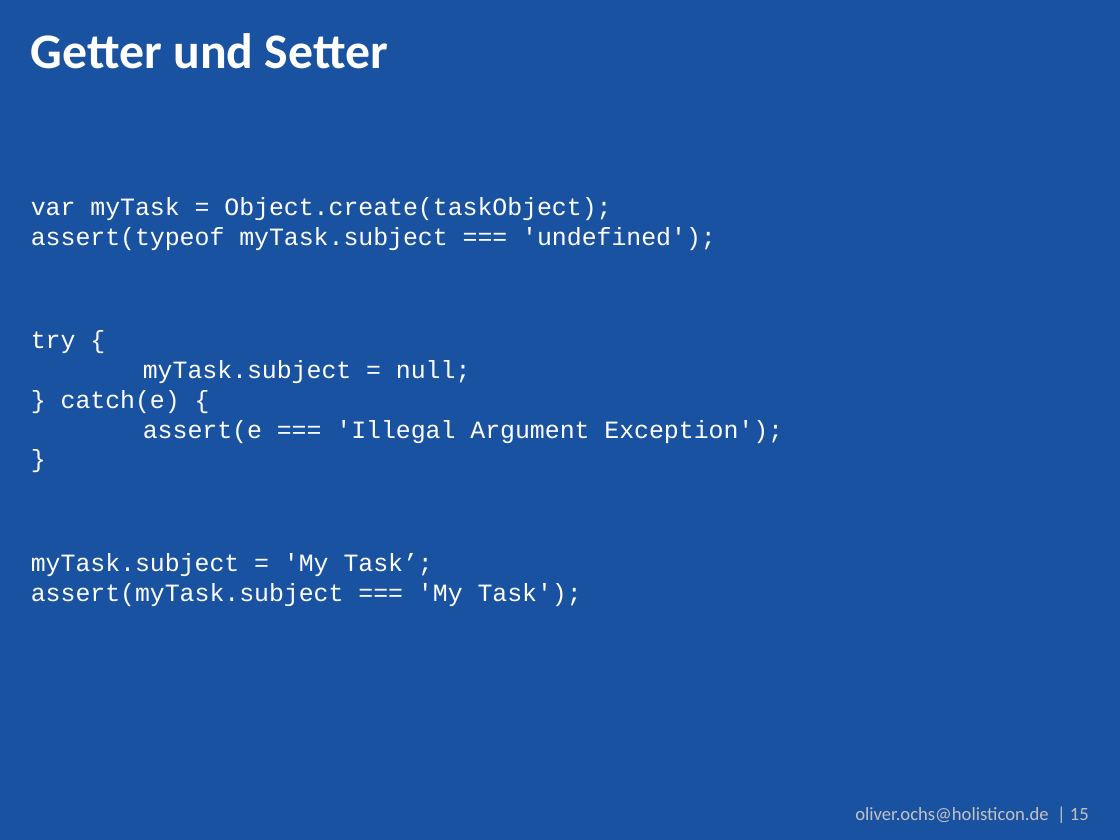
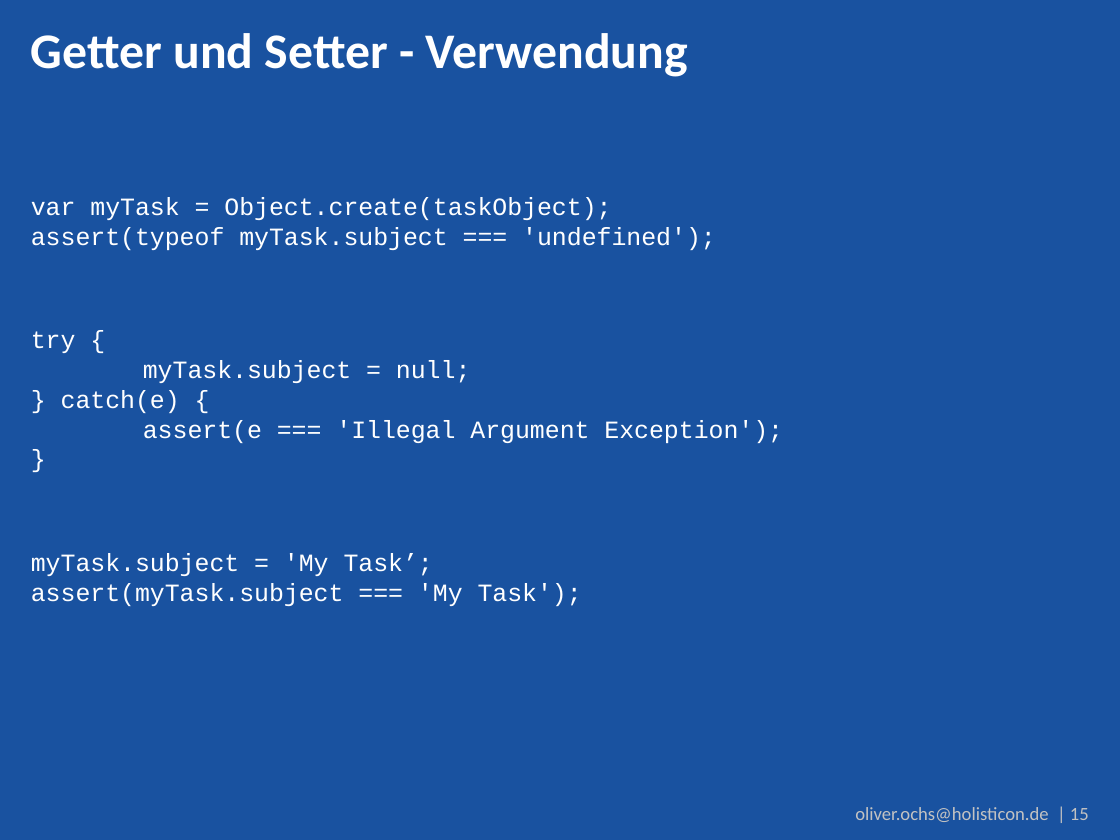
Before and after one commit to simonox/js-workshop, a slide deck: slide 15 of Tag 2.pptx. Drawn at 1120x840 pixels with LibreOffice and Linux fonts; fonts in the diff are those of the drawing; background and template pictures are left out. Boxes give left, top, right and bottom in pixels: in the first picture for what was removed or moved away, otherwise in the second. Text is boxed around its words. In the diff, an @@ line names an element or a change of style, - is before the commit and + after.

```diff
--- a/Tag 2.pptx
+++ b/Tag 2.pptx
@@ title at [31,33,688,77]: text changed @@
-Getter und Setter
+Getter und Setter - Verwendung
```
Also in this commit, not shown: 2 other slides changed, 4 slides added, 2 other files.
